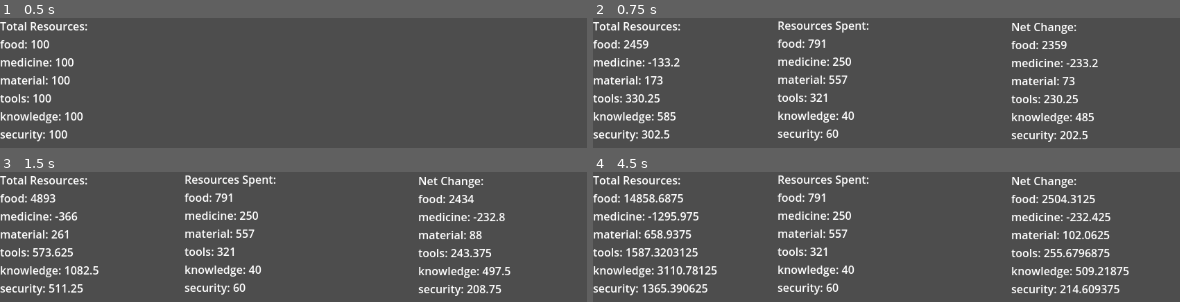
Above: before the commit, frames 1-4 (two rows, left to right).
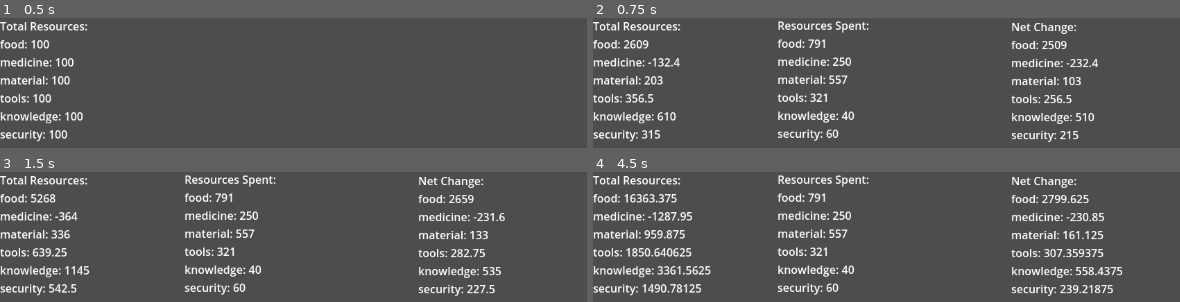
Above: after the commit, the same moments.

Repository: jaxonRuiz/CMPM170-Prototype2
Game: Godot game, scene res://Scenes/main.tscn
The game is run twice, just before and just after one commit, with the same random seed, the same clock (stepped at 60 frames per second) and the same inputs.
Inputs:
- Up to frame 1 (0.5 s): no input
- Up to frame 2 (0.75 s): tap Enter at 0.5 s; hold Space (next_turn) from 0.53 s (still down)
- Up to frame 3 (1.5 s): release Space (next_turn) at 1.28 s; tap Space (next_turn) at 1.35 s
- Up to frame 4 (4.5 s): tap Enter at 2, 3.5 s; hold Space (next_turn) 2.03-2.78 s; tap Space (next_turn) at 2.85, 4.35 s; hold Space (next_turn) 3.53-4.28 s

Frame 1 is identical in both runs. In frame 2, 1.3% of the frame differs, in the area x 6-87%, y 16-94%; in frame 3, 1.7%; in frame 4, 3.5%, in the area x 6-92%, y 16-94%.

Commit message:
fixed magic numbers

Diff:
--- a/Scripts/group.gd
+++ b/Scripts/group.gd
@@ -7,6 +7,7 @@
 	RESEARCH,
 	MILITARY
 }
+const OVERFLOW_AMOUNT = 1.2; # amount production/stability can be overclocked by excess resources.
 
 var stability: float; # stability = 1 - (infected/(health+infected)) and maybe some modifier for stability?
 var resource_satisfaction:
@@ -15,7 +16,7 @@
 		var total: float = 0.0;
 		for resource in expected_input.keys():
 			if expected_input[resource] != 0:
-				total += clamp(float(recieved_input[resource]) / float(expected_input[resource]), 0, 1.1);
+				total += clamp(float(recieved_input[resource]) / float(expected_input[resource]), 0, OVERFLOW_AMOUNT);
 				count += 1;
 		return total/count;
 
@@ -58,14 +59,14 @@
 func processTurn(stockpile:Dictionary):
 
 	# update stability based on resource satisfaction
-	stability = (stability + resource_satisfaction + 0.1)/2
+	stability = (stability + resource_satisfaction + (OVERFLOW_AMOUNT - 1))/2
 	printraw(my_type);
 	print(stability);
 	for resource in expected_input.keys():
-		if recieved_input[resource] <= expected_input[resource] * 1.1:
+		if recieved_input[resource] <= expected_input[resource] * OVERFLOW_AMOUNT:
 			stockpile[resource] -= recieved_input[resource];
 		else:
-			stockpile[resource] -= expected_input[resource] * 1.1;
+			stockpile[resource] -= expected_input[resource] * OVERFLOW_AMOUNT;
 
 	print("produced: %d %s" % [process_output(), output_type]);
 	stockpile[output_type] += process_output();
